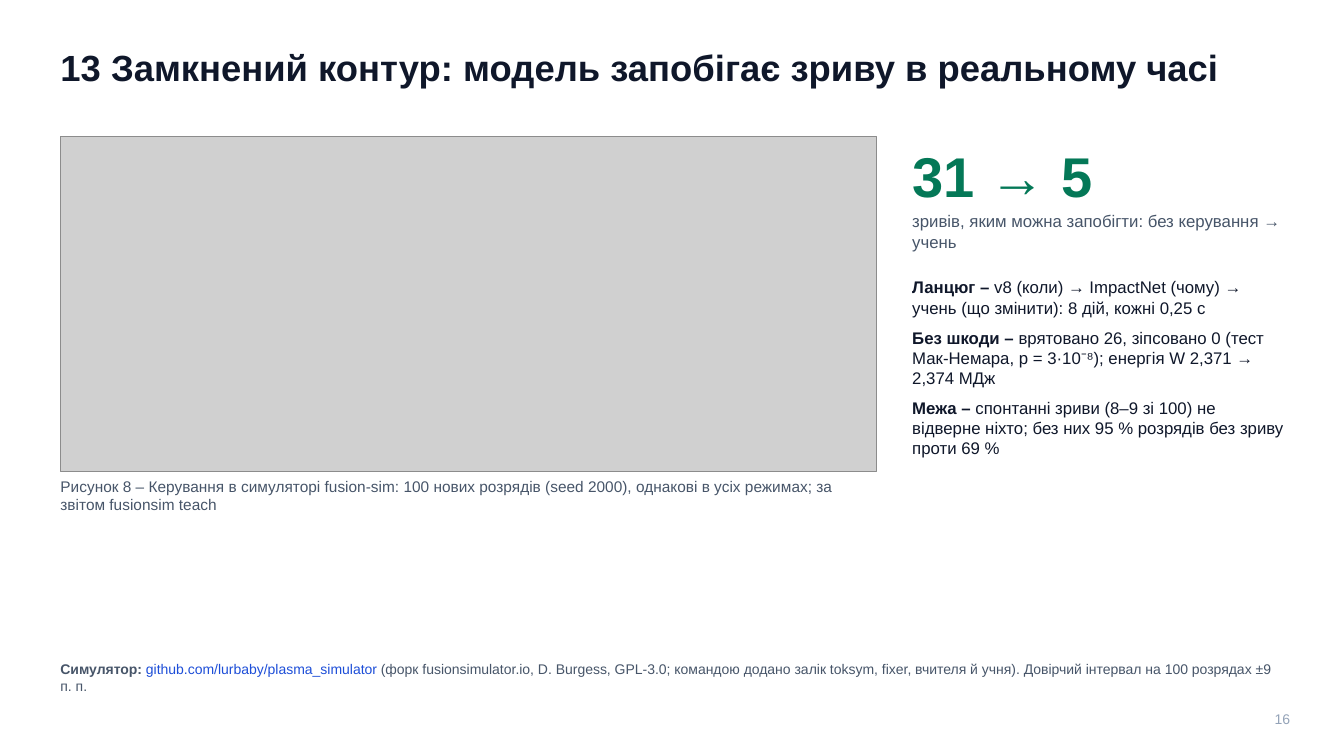
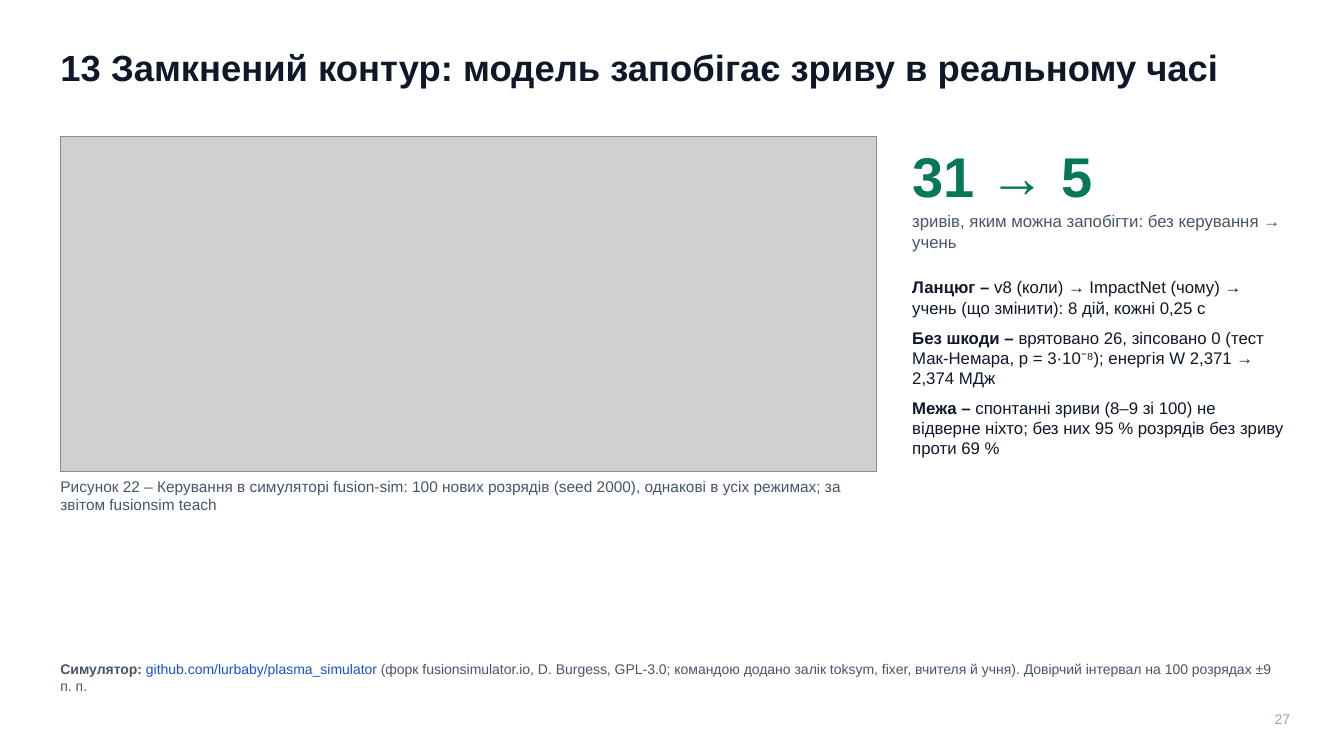
Before and after one commit to llllenah/plasma-disruption-prediction, a slide deck: slide 27 of docs/presentation.pptx (slide 16 before the commit). Drawn at 1344x756 pixels with LibreOffice and Linux fonts; fonts in the diff are those of the drawing; grey boxes stand for pictures. Boxes give left, top, right and bottom in pixels: in the first picture for what was removed or moved away, otherwise in the second. Text is boxed around its words. In the diff, an @@ line names an element or a change of style, - is before the commit and + after.

```diff
--- a/docs/presentation.pptx
+++ b/docs/presentation.pptx
@@ text at bbox=[60, 481, 841, 510]: text changed @@
-Рисунок 8 – Керування в симуляторі fusion-sim: 100 нових розрядів (seed 2000), однакові в усіх режимах; за звітом fusionsim teach
+Рисунок 22 – Керування в симуляторі fusion-sim: 100 нових розрядів (seed 2000), однакові в усіх режимах; за звітом fusionsim teach
@@ text at bbox=[1275, 714, 1291, 724]: text changed @@
-16
+27
```
Also in this commit, not shown: 15 other slides changed, 6 slides added, 2 other files.
